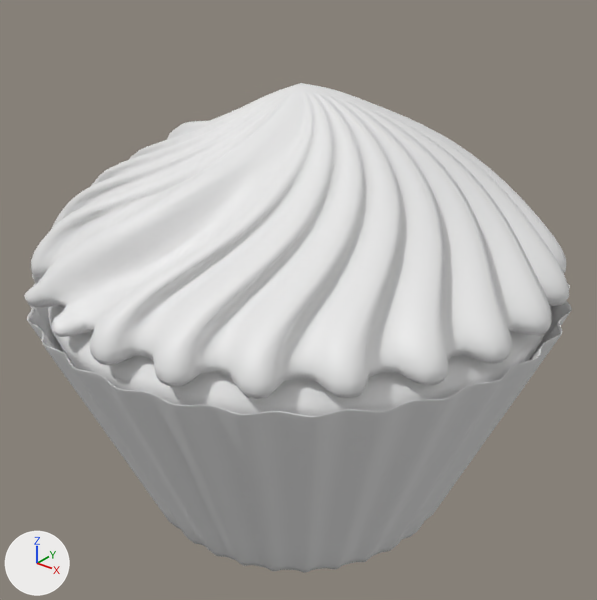
One commit to the FBX model Blender/Cupcake.fbx: the scene before it, then after it.
Camera for both pictures: a camera (50 mm lens) standing at (1.795, -2.135, 2.345) and looking at (0.057, 0.038, 0.998). The lights are fixed; the arrows at lower left show +X, +Y and +Z. Where no turn or scale is listed for an object, it has been applied to the vertices.

Names of what the first picture shows: 'Circle', 'Cream', 'Cup Cake'.
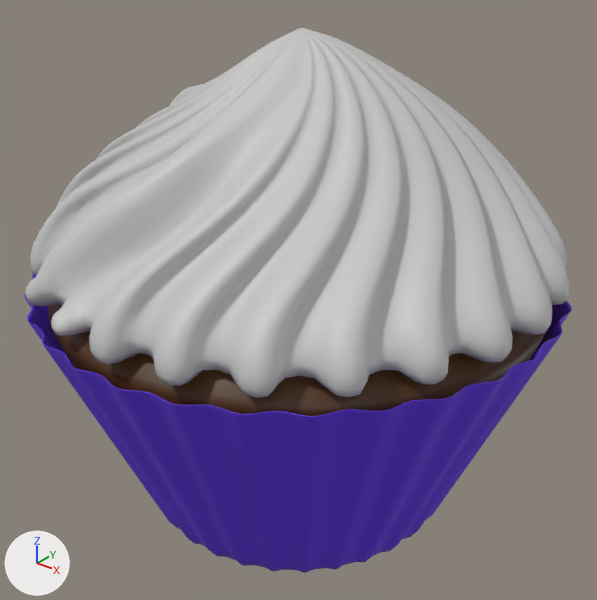
The change, as a diff of the scene's bpy script:
```diff
--- a/Blender/Cupcake.fbx.py
+++ b/Blender/Cupcake.fbx.py
@@ mat_material_003 @@
+mat_material_003 = principled_material('Material.003')
+mat_material_003.base_color = (0.12, 0.0349, 0.8)  # purple #6134e7
@@ mat_material_002 @@
+mat_material_002 = principled_material('Material.002')
+mat_material_002.base_color = (0.08, 0.0284, 0.0018)  # brown #502f06
@@ mat_material_001 @@
+mat_material_001 = principled_material('Material.001')
+mat_material_001.base_color = (0.56, 0.56, 0.56)  # light grey #c5c5c5
+mat_material_001.emission_color = (0.00258, 0.00258, 0.00258)  # black #090909
+mat_material_001.emission_strength = 1.0
@@ me_circle_003 @@
 me_circle_003.from_pydata(...)  # 5634 vertices, 5632 faces; spans x -0.97..0.98, y -0.98..0.96, z -0.01..0.95
-me_circle_003.materials.append(mat_cup)  # white #e7e7e7
+me_circle_003.materials.append(mat_material_003)  # purple #6134e7
@@ me_circle_002 @@
 me_circle_002.from_pydata(...)  # 3854 vertices, 3852 faces; spans x -1.08..1.09, y -1.08..1.08, z 0.0..1.1
-me_circle_002.materials.append(mat_plate)  # white #e7e7e7
+me_circle_002.materials.append(mat_material_001)  # light grey #c5c5c5
@@ me_sphere_001 @@
 me_sphere_001.from_pydata(...)  # 3777 vertices, 3712 faces; spans x -0.91..0.91, y -0.9..0.91, z -0.83..0.36
-me_sphere_001.materials.append(mat_cup_cake)  # white #e7e7e7
+me_sphere_001.materials.append(mat_material_002)  # brown #502f06
@@ ob_cream @@
 ob_cream.rotation_euler = (0.0, 0.0, 0.465)  # degrees (0, 0, 27)
-ob_cream.scale = (0.878, 0.878, 0.598)
+ob_cream.scale = (0.878, 0.878, 0.762)
```

Pixel boxes [x1, y1, x2, y2] of what changed, in the pictures (597 x 600 px):
'Cream', recoloured, rescaled (17% taller): before [26, 83, 569, 399]; after [25, 27, 570, 398]
'Circle', recoloured: [24, 273, 572, 573] in both
'Cup Cake', recoloured (grey to brown): [48, 304, 551, 416] in both
